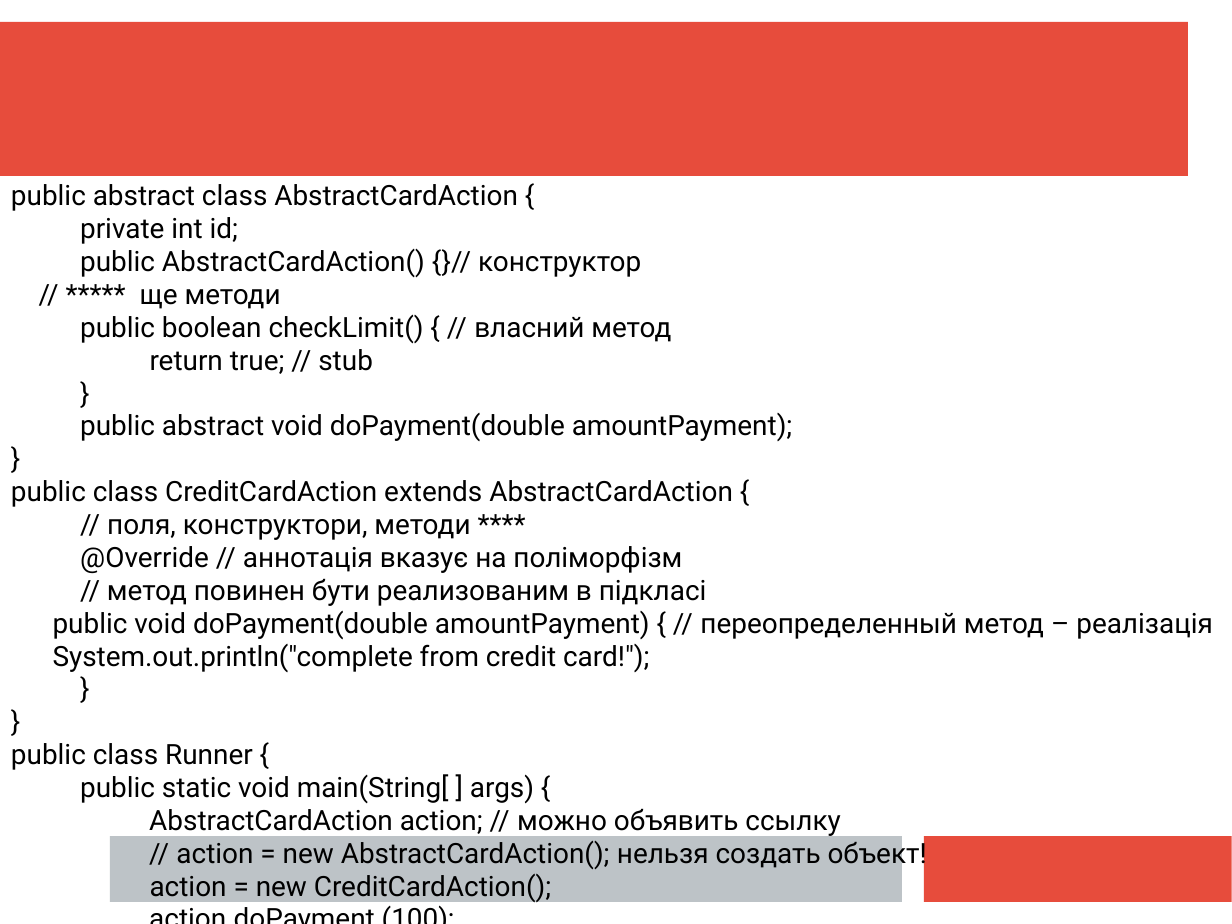
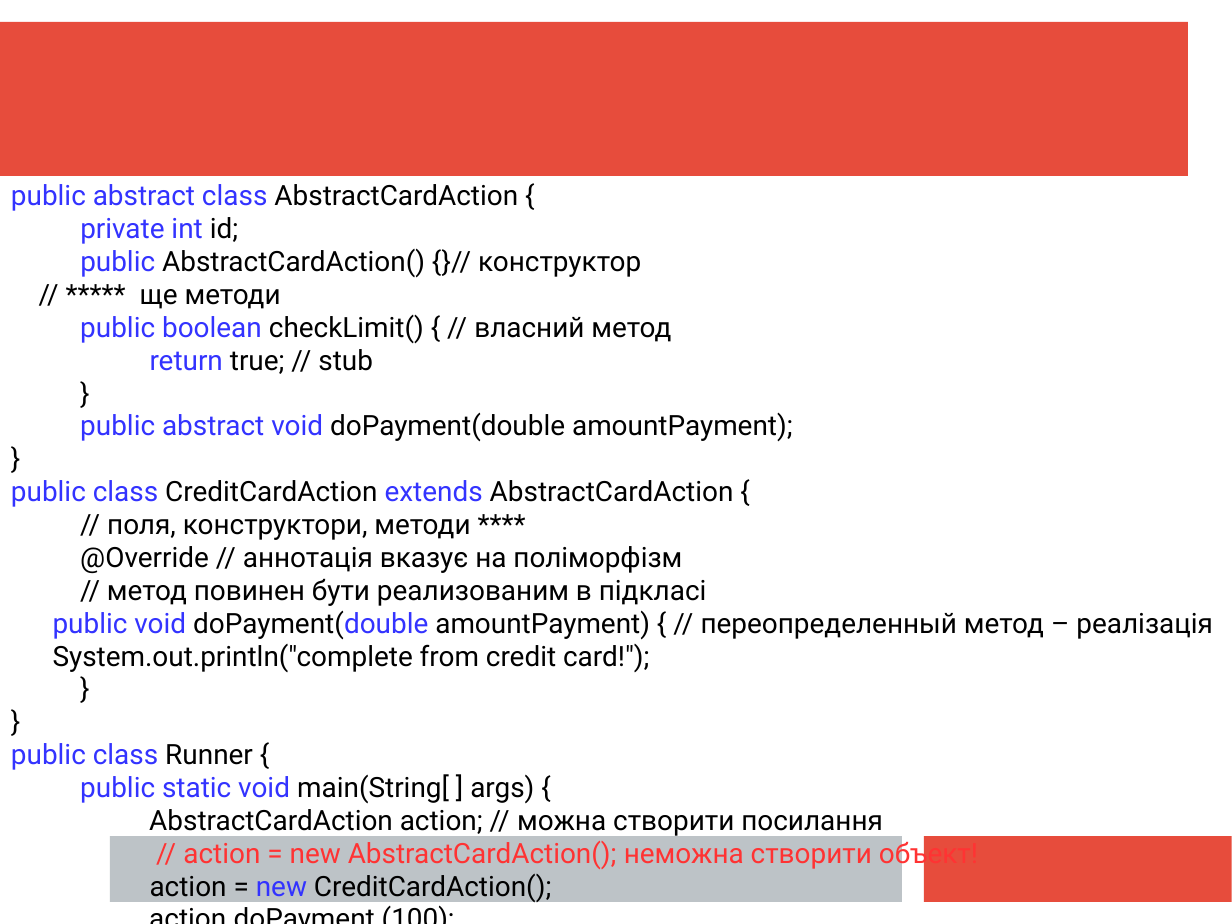
Before and after one commit to mecchmatProjects/JavaCourse, a slide deck: slide 19 of L03_OOP_Inher/JavaTutorUkr3oop.ppt. Drawn at 1232x924 pixels with LibreOffice and Linux fonts; fonts in the diff are those of the drawing. Boxes give left, top, right and bottom in pixels: in the first picture for what was removed or moved away, otherwise in the second. Text is boxed around its words. In the diff, an @@ line names an element or a change of style, - is before the commit and + after.

```diff
--- a/L03_OOP_Inher/JavaTutorUkr3oop.ppt
+++ b/L03_OOP_Inher/JavaTutorUkr3oop.ppt
@@ text at bbox=[11, 184, 1213, 903]: text colour #000000 to #3333FF in "public abstract class", "private int", "public", "public boolean" and 7 more places @@
@@ text at bbox=[149, 809, 978, 870]: text changed; text colour #000000 to #FF3333 @@
-AbstractCardAction action; // можно объявить ссылку
-// action = new AbstractCardAction(); нельзя создать объект!
+AbstractCardAction action; // можна створити посилання
+// action = new AbstractCardAction(); неможна створити объект!
```
Also in this commit, not shown: 13 other slides changed, 1 other file.
